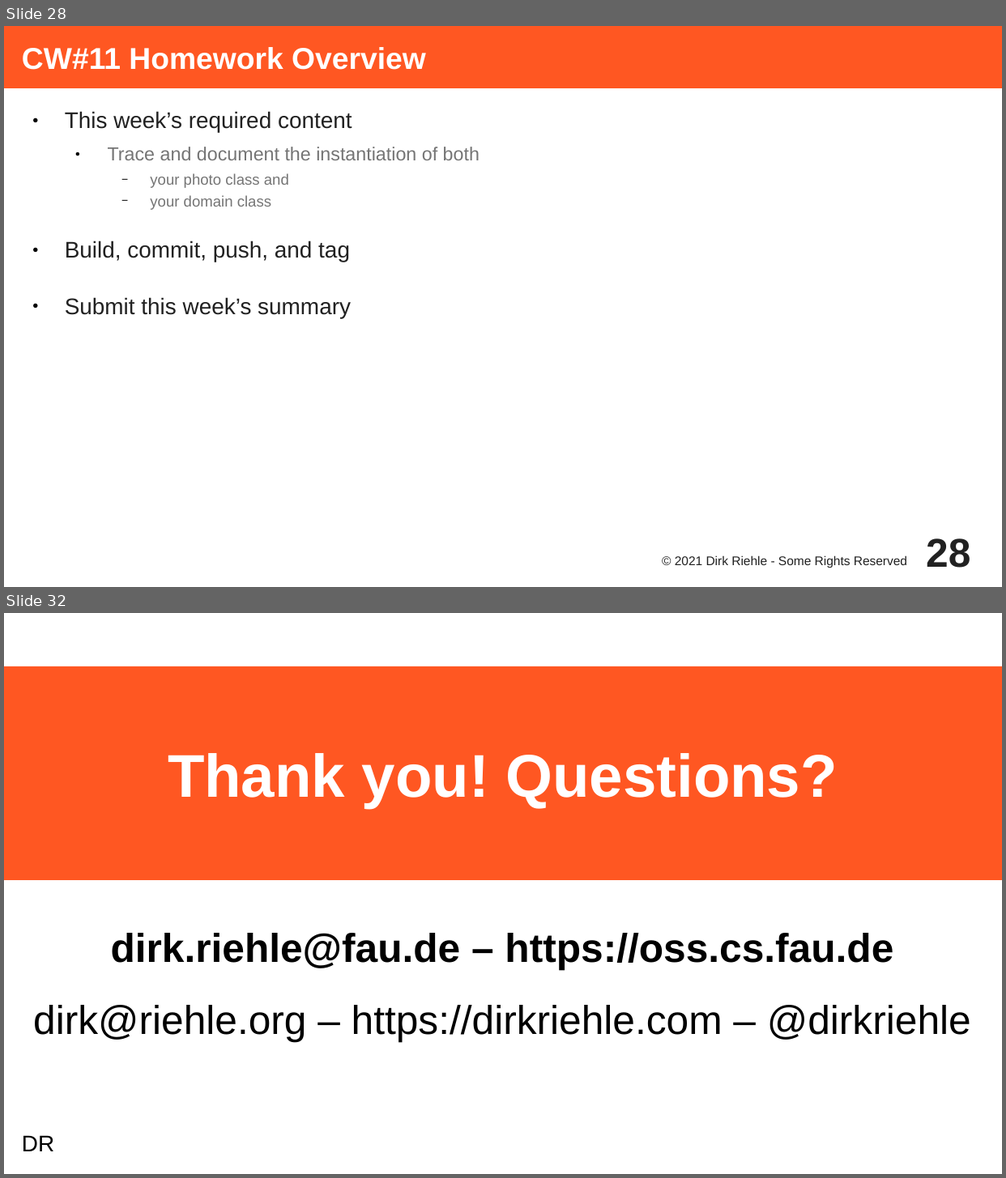
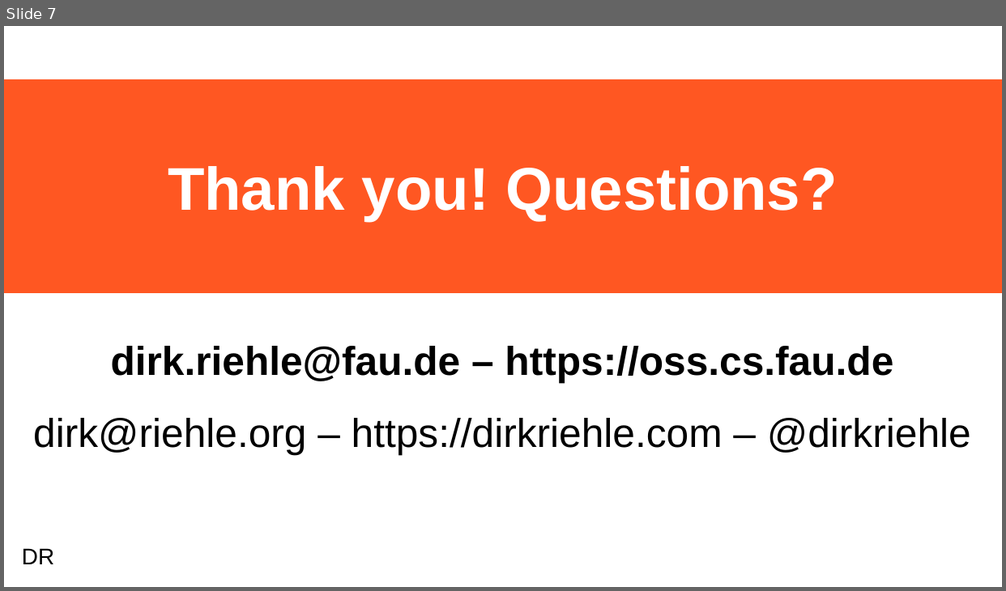
Before and after one commit to dirkriehle/adap-course, a slide deck: Lecture Slides/ADAP A02 - Course Homework.odp. Shown one above the other, each under a label of ours: slides 28 and 32 before the commit, slide 7 after it; the slides between them are not shown. The pictures are 1006x1178 and 1006x591 pixels, drawn with LibreOffice and Linux fonts; fonts in the diff are those of the drawing. Boxes give left, top, right and bottom in pixels: in the first picture for what was removed or moved away, otherwise in the second. Text is boxed around its words. In the diff, an @@ line names an element or a change of style, - is before the commit and + after.

```diff
--- a/Lecture Slides/ADAP A02 - Course Homework.odp
+++ b/Lecture Slides/ADAP A02 - Course Homework.odp
@@ slide 28 removed at (4, 26, 1002, 587), background #FFFFFF @@
@@ title removed at (4, 26, 1002, 88) @@
-CW#11 Homework Overview
@@ text removed at (65, 111, 479, 318) @@
-● This week’s required content
-  ● Trace and document the instantiation of both
-    − your photo class and
-    − your domain class
-● Build, commit, push, and tag
-● Submit this week’s summary
@@ text removed at (675, 556, 907, 569) @@
-© 2021 Dirk Riehle - Some Rights Reserved
@@ page number removed at (926, 539, 970, 568) @@
-28
@@ what was slide 32 is now slide 7 @@
```
Also in this commit, not shown: 3 slides changed, 24 other slides removed, 39 other files.
